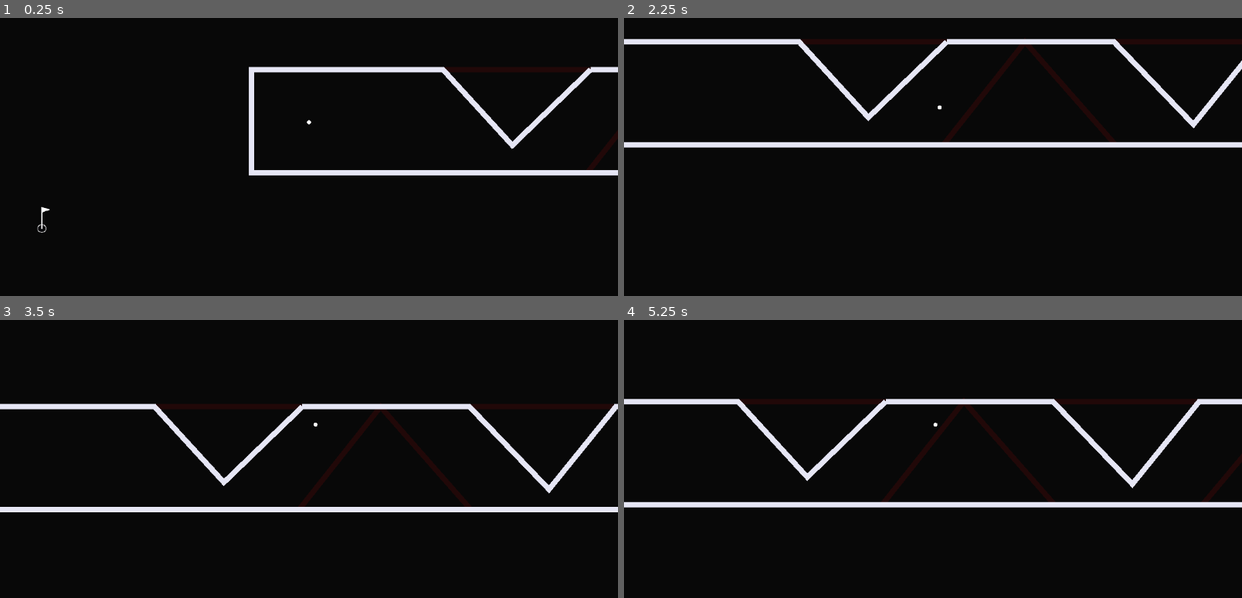
Above: before the commit, frames 1-4 (two rows, left to right).
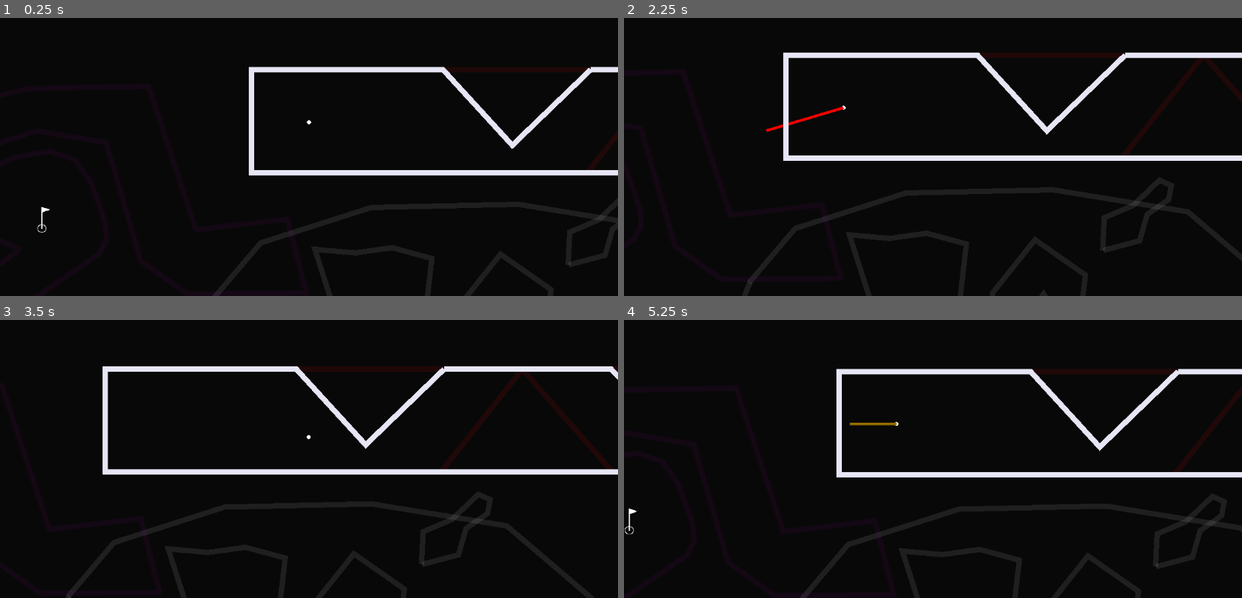
Above: after the commit, the same moments.

Repository: Renovare10/dimensional-golf
Game: Godot game, scene res://levels/level_06.tscn
Two runs of this game, one before a commit and one after it. Both use one fixed random seed, a clock stepped at 60 frames per second and the inputs below. This scene is started directly instead of the project's main scene.
Inputs (mouse positions are in pixels of both pictures, inside the frame that each line leads up to):
- Up to frame 1 (0.25 s): no input
- Up to frame 2 (2.25 s): tap Enter at 0.5 s; move the mouse to (1068, 104) at 0.52 s; hold Q (switch_layer_next) 0.53-1.25 s; click (1068, 104) at 0.67 s; drag from (809, 140) to (902, 190) at 1.27 s; move the mouse to (994, 45) at 2.02 s; hold Q (switch_layer_next) from 2.03 s (still down); click (994, 45) at 2.17 s
- Up to frame 3 (3.5 s): release Q (switch_layer_next) at 2.75 s; drag from (278, 492) to (123, 372) at 2.77 s
- Up to frame 4 (5.25 s): move the mouse to (1118, 475) at 3.52 s; hold Q (switch_layer_next) 3.53-4.25 s; click (1118, 475) at 3.67 s; drag from (747, 372) to (840, 336) at 4.27 s; move the mouse to (963, 425) at 5.02 s; hold Q (switch_layer_next) from 5.03 s (still down); click (963, 425) at 5.17 s

The runs differ from the first frame. In frame 1, less than 0.1% of the frame differs, in the area x 34-100%, y 70-100%; in frame 2, 11%; in frame 3, 11%, in the area x 0-100%, y 16-100%; in frame 4, 10%.

Commit message:
Working on Level 6

Diff:
--- a/levels/level_06.tscn
+++ b/levels/level_06.tscn
@@ -29,12 +29,89 @@
 position = Vector2(-144, 185)
 points = PackedVector2Array(613, -222, 2176, -222, 2176, -30, 2056.3347, -30, 1959, -221, 1851.971, -30, 1553.7891, -30, 1365, -222, 1203.9708, -30, 927.60724, -30, 759, -222, 606.87994, -30, -19, -30, -19, -222, 613, -222)
 
-[node name="Layer1" type="Node2D" parent="DimensionSystem/Layer1" unique_id=1015055561]
-position = Vector2(1863, 259)
+[node name="Layer2" type="Node2D" parent="DimensionSystem" unique_id=1015055561]
+position = Vector2(2133, 198)
 
-[node name="Walls" parent="DimensionSystem/Layer1/Layer1" unique_id=371800643 instance=ExtResource("2_j8rst")]
+[node name="Walls" parent="DimensionSystem/Layer2" unique_id=371800643 instance=ExtResource("2_j8rst")]
 position = Vector2(-144, 185)
-points = PackedVector2Array(163, -481, 313.93793, -481, 313.0667, -289, 313, -229)
+points = PackedVector2Array(14, -72, 193, -287, 94, -481, 313.93793, -481, 313.0667, -289, 312, -73, 14, -73)
+
+[node name="Layer3" type="Node2D" parent="DimensionSystem" unique_id=1845800241]
+position = Vector2(2130, 607)
+
+[node name="Walls" parent="DimensionSystem/Layer3" unique_id=1614207802 instance=ExtResource("2_j8rst")]
+position = Vector2(-144, 185)
+points = PackedVector2Array(90, -231, 16, -419, 18, -482, 193, -695, 315, -695, 313.0667, -428, 183, -230, 90, -231)
+
+[node name="Layer4" type="Node2D" parent="DimensionSystem" unique_id=194412132]
+position = Vector2(2062, 606)
+
+[node name="Walls" parent="DimensionSystem/Layer4" unique_id=1565267945 instance=ExtResource("2_j8rst")]
+position = Vector2(-144, 185)
+points = PackedVector2Array(-38, 13, -37, -130, 157, -229, 81, -420, 94, -481, 381, -481, 383, -428, 255, -231, 198, -66, -38, 12)
+
+[node name="Layer5" type="Node2D" parent="DimensionSystem" unique_id=1445930764]
+position = Vector2(1711, 690)
+
+[node name="Walls" parent="DimensionSystem/Layer5" unique_id=484033115 instance=ExtResource("2_j8rst")]
+position = Vector2(-144, 185)
+points = PackedVector2Array(-129, -145, -124, -266, 315, -215, 506, -313, 600, -313, 548, -153, 313, -74, -129, -146)
+
+[node name="Layer6" type="Node2D" parent="DimensionSystem" unique_id=582742760]
+position = Vector2(1118, 690)
+
+[node name="Walls" parent="DimensionSystem/Layer6" unique_id=1421585358 instance=ExtResource("2_j8rst")]
+position = Vector2(-166, 126)
+points = PackedVector2Array(92, -148, 103, -249, 492, -208, 927, -154, 928, -12, 486, -88, 90, -148)
+
+[node name="Layer8" type="Node2D" parent="DimensionSystem" unique_id=1488604766]
+position = Vector2(-558, 392)
+
+[node name="Walls" parent="DimensionSystem/Layer8" unique_id=1414420577 instance=ExtResource("2_j8rst")]
+position = Vector2(-166, 126)
+points = PackedVector2Array(456, -389, 527, -384, 569, -358, 588, -310, 593, -265, 596, -229, 591, -198, 571, -176, 377, -104, 235, -176, 231, -363, 320, -508, 518, -507, 736, -457, 757, -176, 927, -154, 928, -12, 712, -64, 643, -145, 634, -374, 513, -427, 363, -415, 315, -358, 310, -242, 377, -198, 430, -220, 374, -262, 353, -313, 384, -374, 456, -388)
+
+[node name="Layer7" type="Node2D" parent="DimensionSystem" unique_id=1946441890]
+position = Vector2(672, 609)
+
+[node name="Walls" parent="DimensionSystem/Layer7" unique_id=660397583 instance=ExtResource("2_j8rst")]
+position = Vector2(-166, 126)
+points = PackedVector2Array(-468, -409, -382, -510, -176, -576, 98, -582, 350, -541, 508, -406, 548, -167, 937, -124, 935, -7, 537, -68, 380, 176, 125, 293, -158, 332, -354, 316, -503, 244, -615, -50, -466, -410)
+
+[node name="Walls2" parent="DimensionSystem/Layer7" unique_id=1492783879 instance=ExtResource("2_j8rst")]
+position = Vector2(-760, 51)
+points = PackedVector2Array(751, -60, 754, -121, 833, -164, 927, -154, 933, -46, 847, -5, 752, -60)
+
+[node name="Walls3" parent="DimensionSystem/Layer7" unique_id=551317556 instance=ExtResource("2_j8rst")]
+position = Vector2(-934, -143)
+points = PackedVector2Array(751, -60, 754, -121, 833, -220, 927, -154, 920, -99, 879, -71, 849, -119, 820, -78, 752, -60)
+
+[node name="Walls4" parent="DimensionSystem/Layer7" unique_id=1373161915 instance=ExtResource("2_j8rst")]
+position = Vector2(-966, 71)
+points = PackedVector2Array(751, -60, 754, -121, 830, -215, 873, -185, 895, -162, 882, -144, 850, -143, 820, -78, 752, -60)
+
+[node name="Walls5" parent="DimensionSystem/Layer7" unique_id=296267521 instance=ExtResource("2_j8rst")]
+position = Vector2(-726, -283)
+points = PackedVector2Array(751, -60, 754, -121, 808, -144, 857, -191, 879, -181, 874, -155, 834, -127, 820, -78, 752, -60)
+
+[node name="Walls6" parent="DimensionSystem/Layer7" unique_id=1581542777 instance=ExtResource("2_j8rst")]
+position = Vector2(-1261, 297)
+points = PackedVector2Array(1015, 0, 958, 56, 825, 63, 671, -25, 602, -149, 597, -267, 619, -320, 676, -329, 803, -311, 809, -183, 829, -109, 876, -70, 942, -36, 984, -54, 1013, 1)
+
+[node name="Walls7" parent="DimensionSystem/Layer7" unique_id=1668462808 instance=ExtResource("2_j8rst")]
+position = Vector2(-101, -479)
+rotation = 1.6920096
+points = PackedVector2Array(751, -60, 754, -121, 833, -164, 927, -154, 933, -46, 847, -5, 752, -60)
+
+[node name="Walls8" parent="DimensionSystem/Layer7" unique_id=1307586840 instance=ExtResource("2_j8rst")]
+position = Vector2(-305, -833)
+rotation = 1.6920096
+points = PackedVector2Array(767.9974, -30.084396, 751.2038, -93.51921, 853.7659, -128.17496, 988.6022, -170.79161, 937.8889, -57.83069, 849.54193, -47.069107, 768.99, -30.205307)
+
+[node name="Walls9" parent="DimensionSystem/Layer7" unique_id=737225610 instance=ExtResource("2_j8rst")]
+position = Vector2(-305, -1132)
+rotation = 1.6920096
+points = PackedVector2Array(767.9974, -30.084396, 751.2038, -93.51921, 762.10925, -169.39456, 988.6022, -170.79161, 983.3799, -48.261078, 771.5938, 49.06147, 768.99, -30.205307)
 
 [node name="GolfBall" parent="." unique_id=108662463 instance=ExtResource("4_nox4o")]
 
